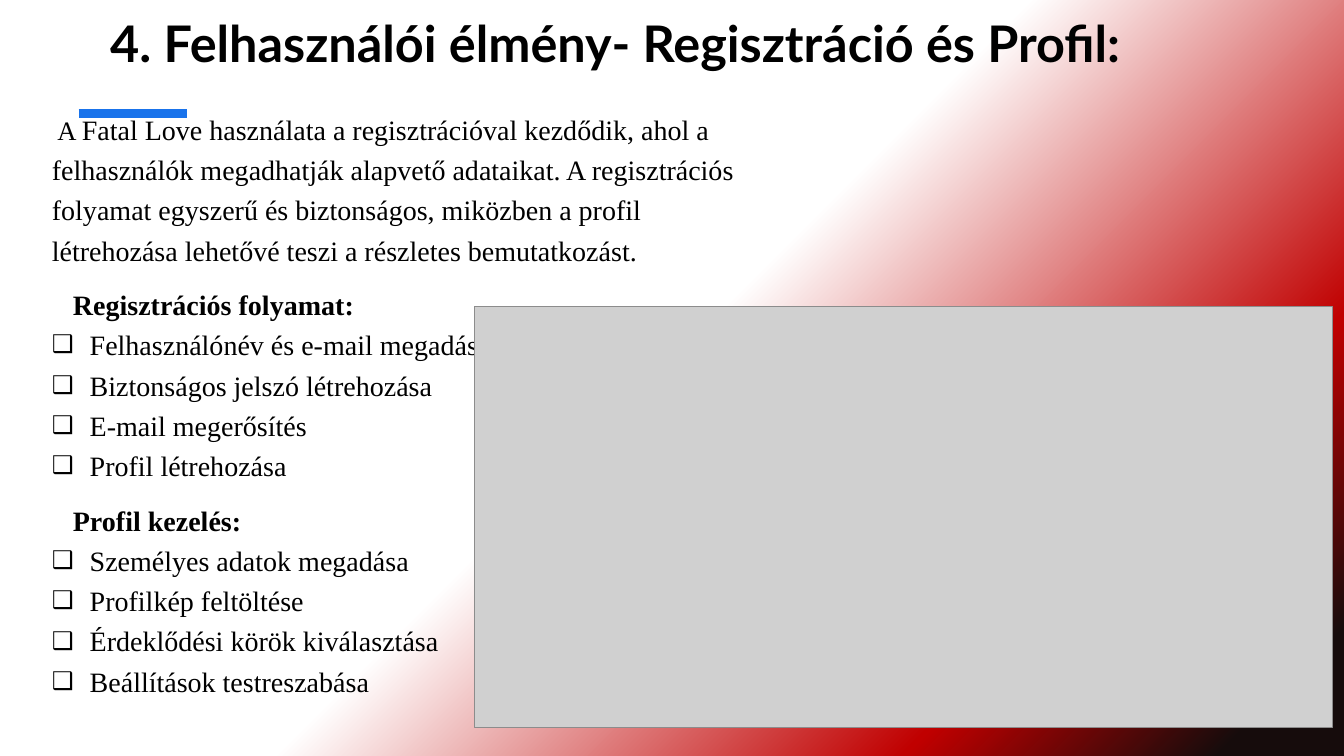
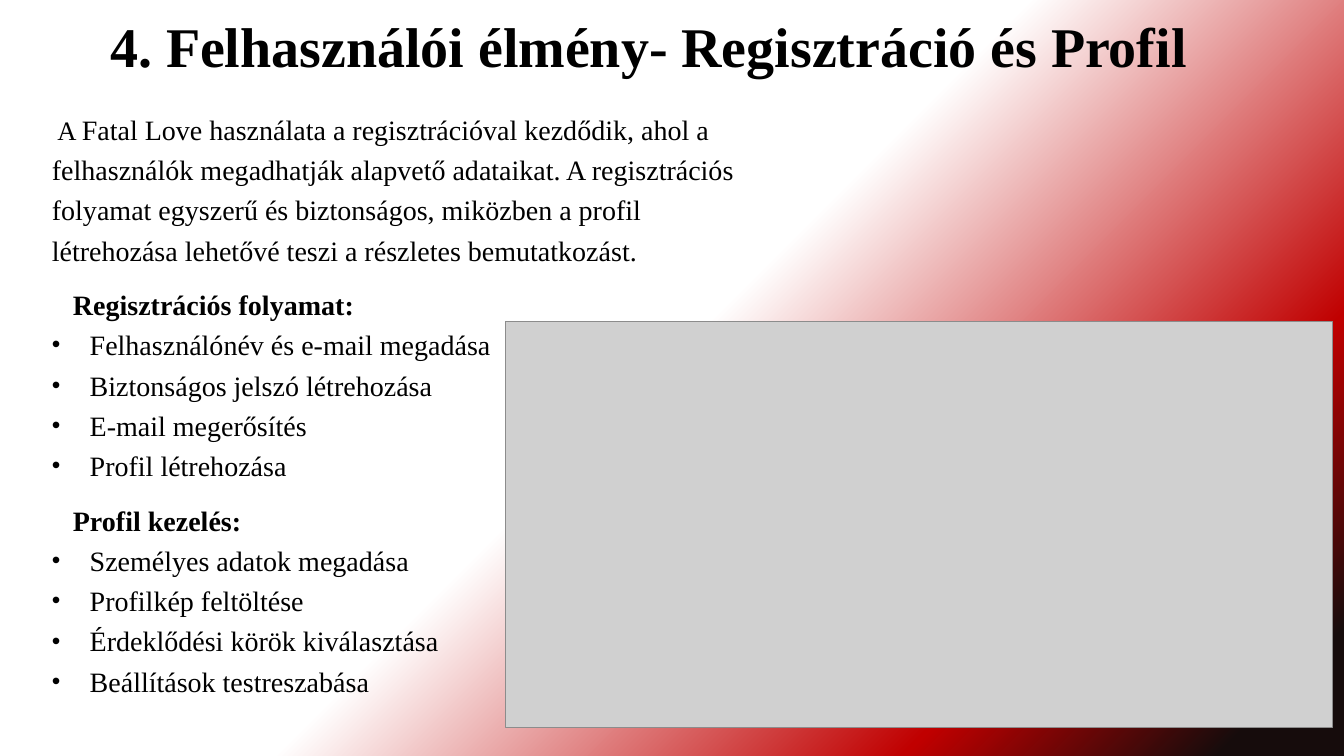
Before and after one commit to DerSandor/Tarskereso, a slide deck: slide 6 of FATAL LOVE.pptx. Drawn at 1344x756 pixels with LibreOffice and Linux fonts; fonts in the diff are those of the drawing; grey boxes stand for pictures. Boxes give left, top, right and bottom in pixels: in the first picture for what was removed or moved away, otherwise in the second. Text is boxed around its words. In the diff, an @@ line names an element or a change of style, - is before the commit and + after.

```diff
--- a/FATAL LOVE.pptx
+++ b/FATAL LOVE.pptx
@@ title at (x1=110, y1=24, x2=1187, y2=78): text changed; size 36 to 40 pt; font Lato to Times New Roman @@
-4. Felhasználói élmény- Regisztráció és Profil:
+4. Felhasználói élmény- Regisztráció és Profil
@@ line removed from (79, 114) to (187, 114) @@
@@ picture resized from (x1=475, y1=307, x2=1333, y2=728) to (x1=506, y1=322, x2=1333, y2=727) @@
@@ text at (x1=90, y1=335, x2=490, y2=693): bullet ❑ to • @@
```
Also in this commit, not shown: 13 other slides changed.
